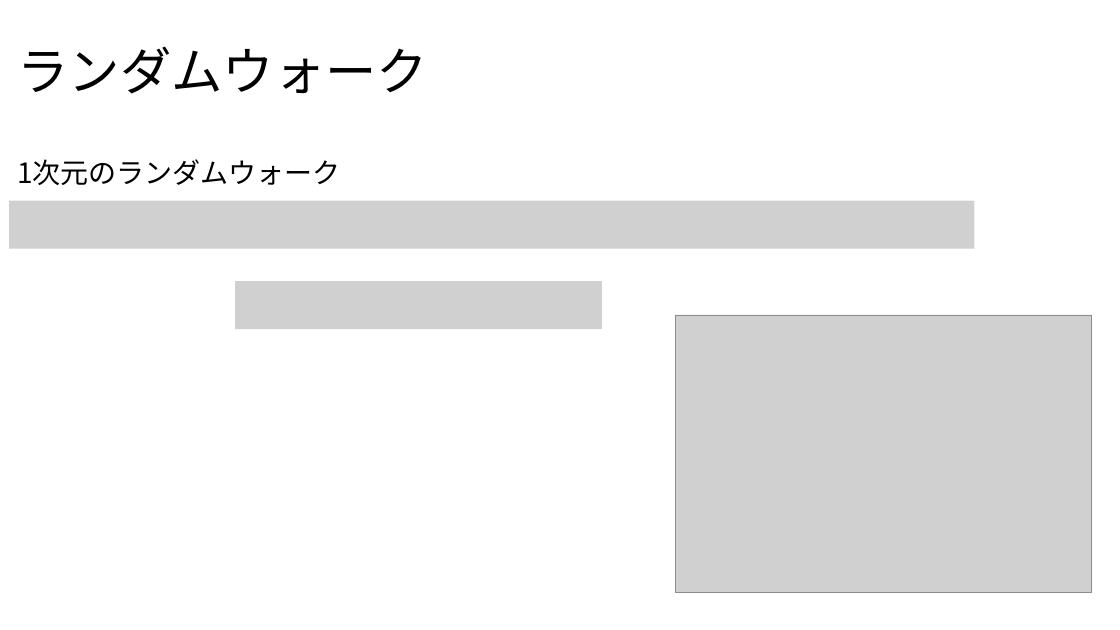
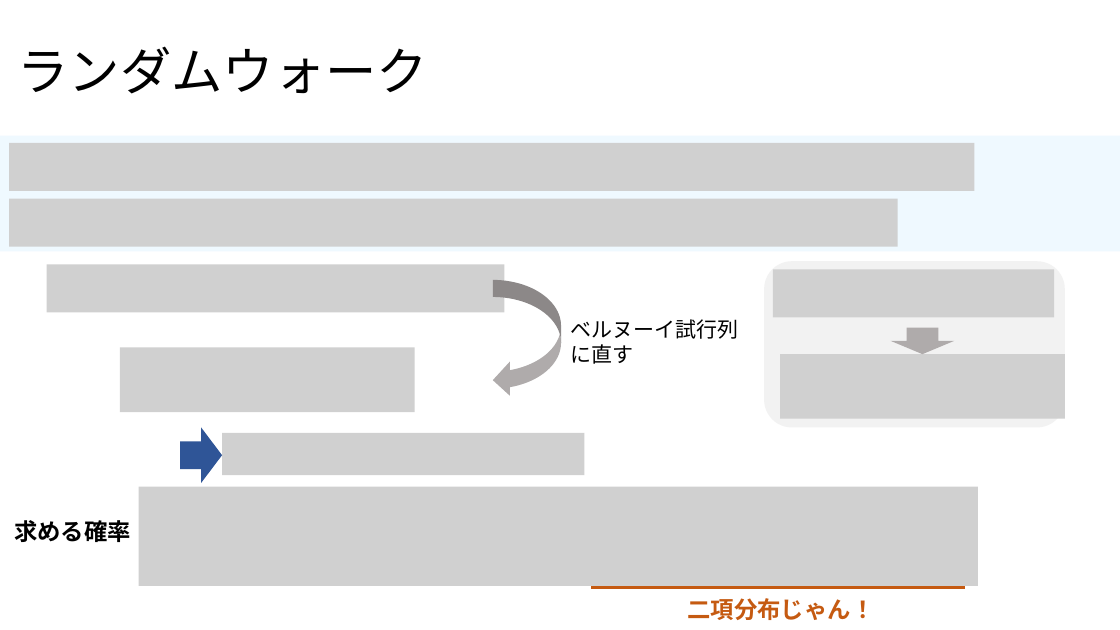
Before and after one commit to Yoshifumi14/stats, a slide deck: slide 24 of statistics2.pptx. Drawn at 1120x630 pixels with LibreOffice and Linux fonts; fonts in the diff are those of the drawing; grey boxes stand for pictures. Boxes give left, top, right and bottom in pixels: in the first picture for what was removed or moved away, otherwise in the second. Text is boxed around its words. In the diff, an @@ line names an element or a change of style, - is before the commit and + after.

```diff
--- a/statistics2.pptx
+++ b/statistics2.pptx
@@ rectangle added at (0,136,1120,252), fill #EFF9FF @@
@@ picture added at (9,143,975,191) @@
@@ text removed at (17,159,341,185) @@
-1次元のランダムウォーク
@@ picture: place and size @@
-picture at (9,201,975,249)
+picture at (9,198,898,246)
@@ picture added at (47,265,505,313) @@
@@ rounded rectangle added at (765,261,1065,428), fill #F2F2F2 @@
@@ picture removed at (235,281,602,329) @@
@@ curved left arrow added at (493,280,561,397), fill #AFABAB @@
@@ picture added at (773,270,1054,318) @@
@@ text added at (571,319,739,364), 18 pt, text #000000 @@
+ベルヌーイ試行列
+に直す
@@ picture removed at (676,315,1092,592) @@
@@ down arrow added at (891,328,954,355), fill #AFABAB @@
@@ picture added at (120,348,415,413) @@
@@ picture added at (781,355,1065,419) @@
@@ right arrow added at (181,428,223,483), fill #2F5597 @@
@@ picture added at (222,433,584,475) @@
@@ picture added at (139,486,978,586) @@
@@ text added at (14,520,131,542), 20 pt, text #000000, bold @@
+求める確率
@@ line added from (592, 587) to (965, 587), #C55A11 3 pt @@
@@ text added at (687,598,874,620), 20 pt, text #C55A11, bold @@
+二項分布じゃん！
```
Also in this commit, not shown: 3 other slides changed, 12 other files.
